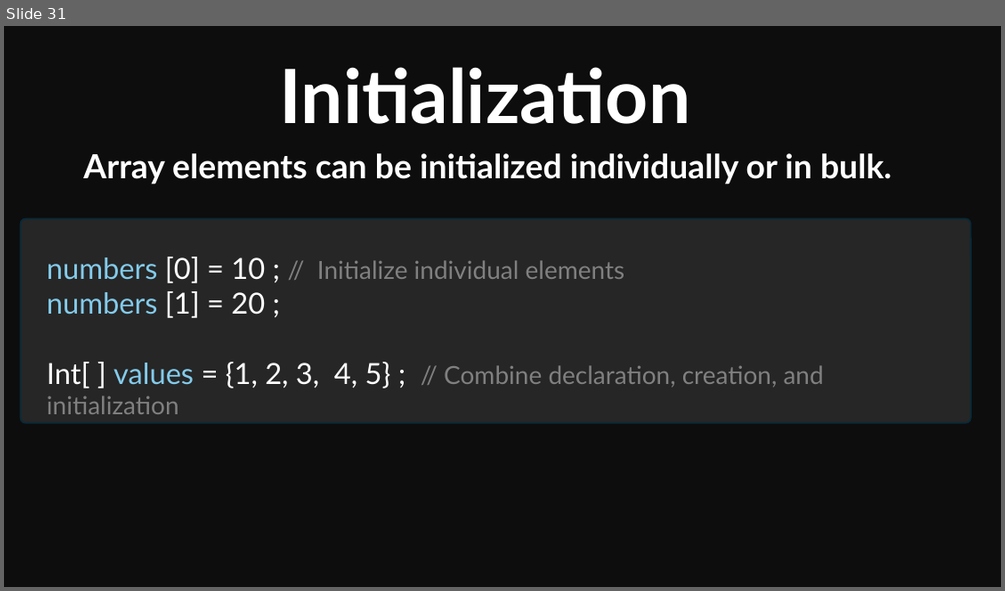
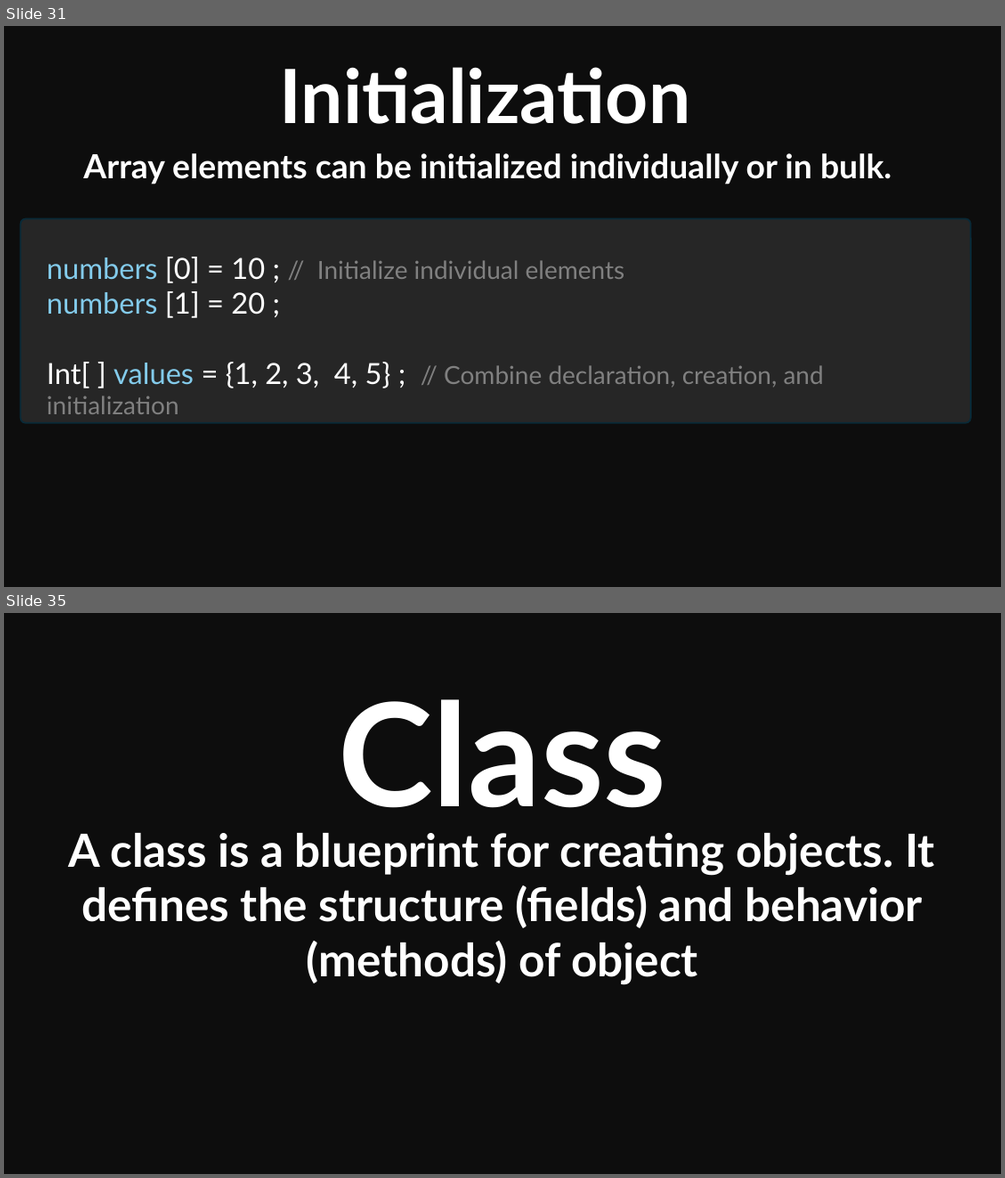
Before and after one commit to Mohitscodiclab/Java_Full_Course, a slide deck: JAVA.pptx. Shown one above the other, each under a label of ours: slide 31 before the commit, slides 31 and 35 after it; the slides between them are not shown. The pictures are 1005x591 and 1005x1178 pixels, drawn with LibreOffice and Linux fonts; fonts in the diff are those of the drawing. Boxes give left, top, right and bottom in pixels: in the first picture for what was removed or moved away, otherwise in the second. Text is boxed around its words. In the diff, an @@ line names an element or a change of style, - is before the commit and + after.

```diff
--- a/JAVA.pptx
+++ b/JAVA.pptx
@@ slide 35 added at [4, 613, 1001, 1174], background #0D0D0D @@
@@ text added at [338, 699, 666, 808], 138 pt, text #FFFFFF, bold @@
+Class
@@ text added at [69, 833, 935, 985], 44 pt, text #FFFFFF, bold @@
+A class is a blueprint for creating objects. It defines the structure (fields) and behavior (methods) of object
```
Also in this commit, not shown: 17 other slides added, 34 other files.
